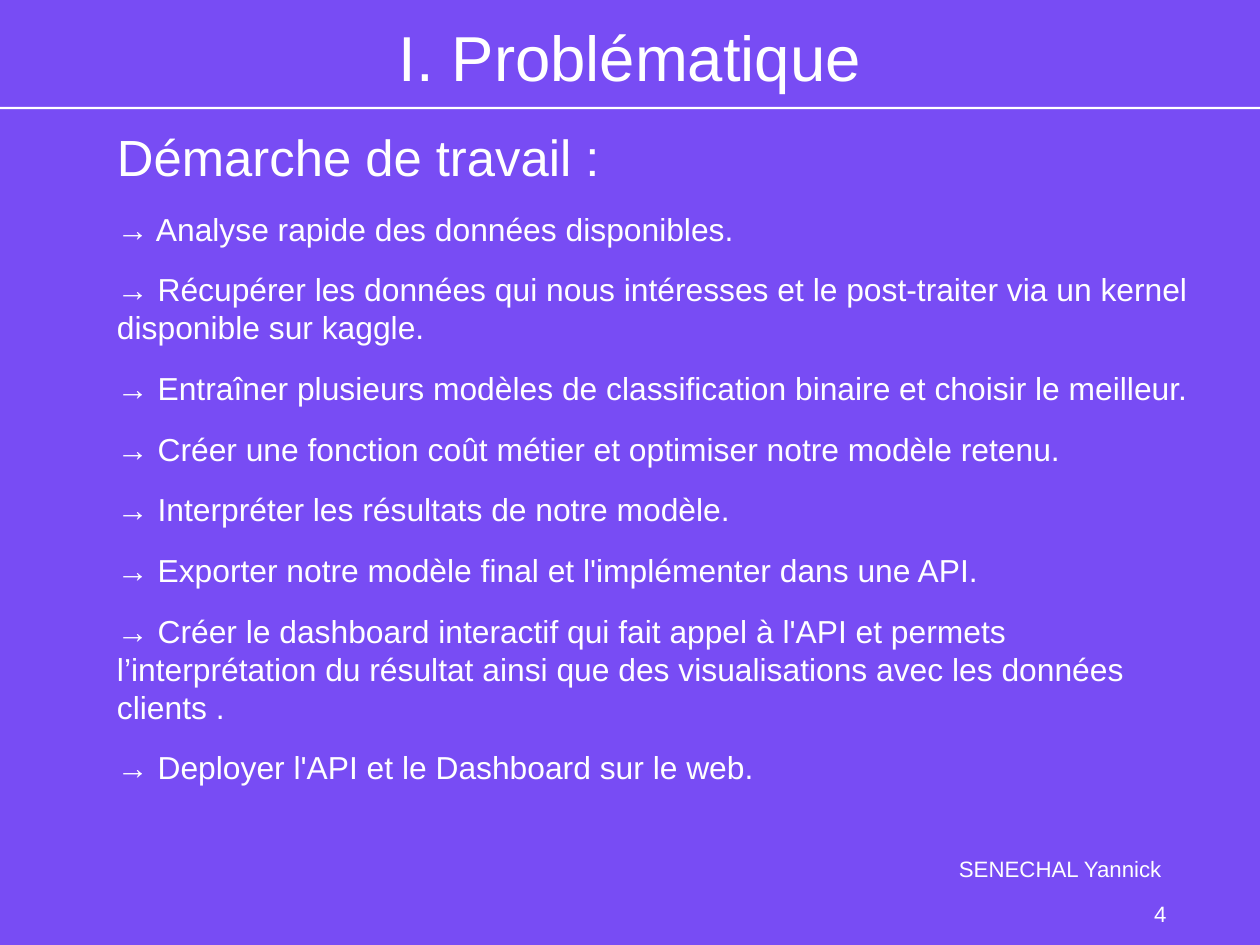
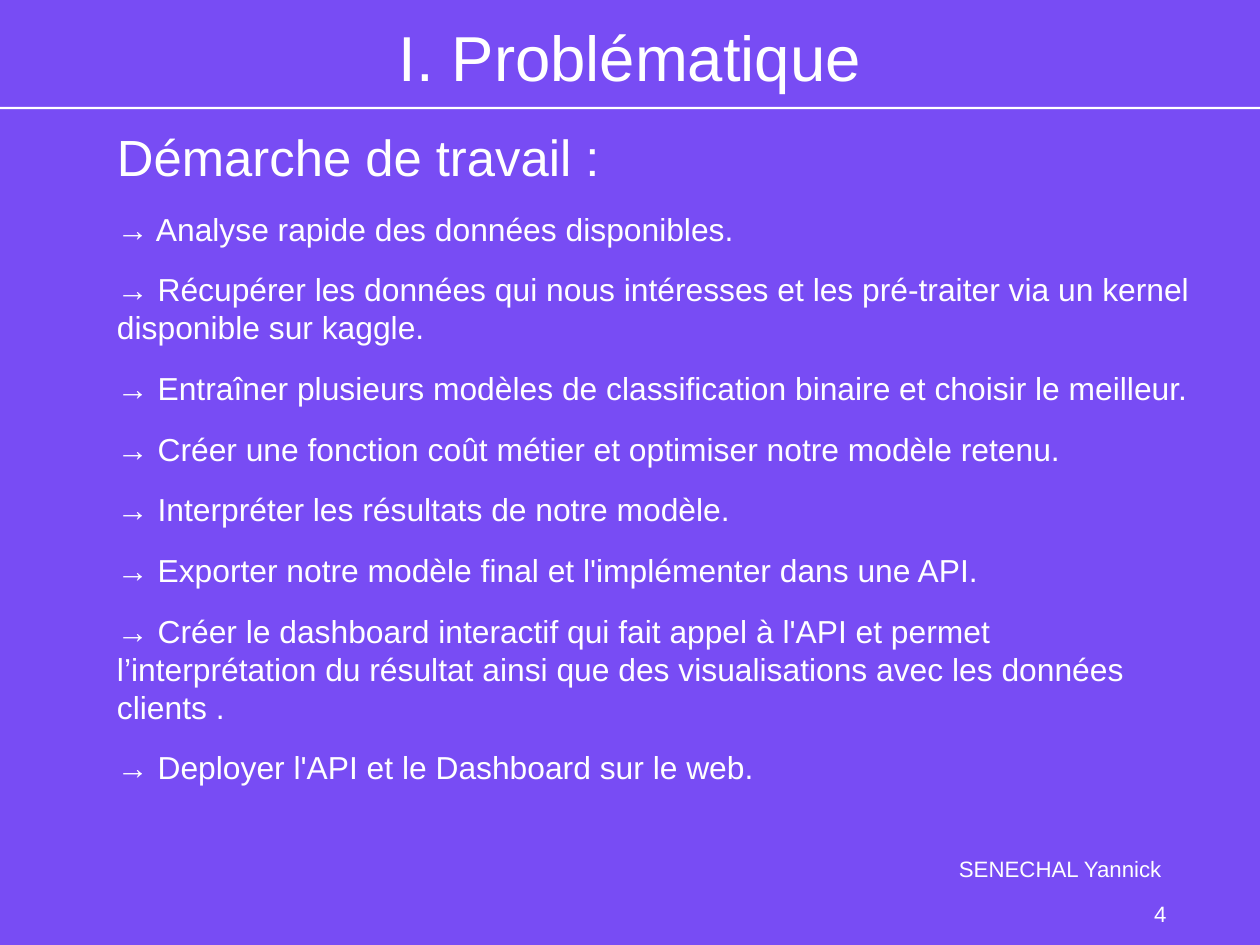
Before and after one commit to YannickSenechal29/OC_DS_Projet_7_SENECHAL_Yannick, a slide deck: slide 4 of P7_03_Support.odp. Drawn at 1260x945 pixels with LibreOffice and Linux fonts; fonts in the diff are those of the drawing; background and template pictures are left out. Boxes give left, top, right and bottom in pixels: in the first picture for what was removed or moved away, otherwise in the second. Text is boxed around its words. In the diff, an @@ line names an element or a change of style, - is before the commit and + after.

```diff
--- a/P7_03_Support.odp
+++ b/P7_03_Support.odp
@@ text at bbox=[117, 277, 1189, 345]: text changed @@
-→ Récupérer les données qui nous intéresses et le post-traiter via un kernel disponible sur kaggle.
+→ Récupérer les données qui nous intéresses et les pré-traiter via un kernel disponible sur kaggle.
@@ text at bbox=[117, 619, 1124, 720]: text changed @@
-→ Créer le dashboard interactif qui fait appel à l'API et permets l’interprétation du résultat ainsi que des visualisations avec les données clients .
+→ Créer le dashboard interactif qui fait appel à l'API et permet l’interprétation du résultat ainsi que des visualisations avec les données clients .
```
Also in this commit, not shown: 10 other slides changed, 7 other files.
